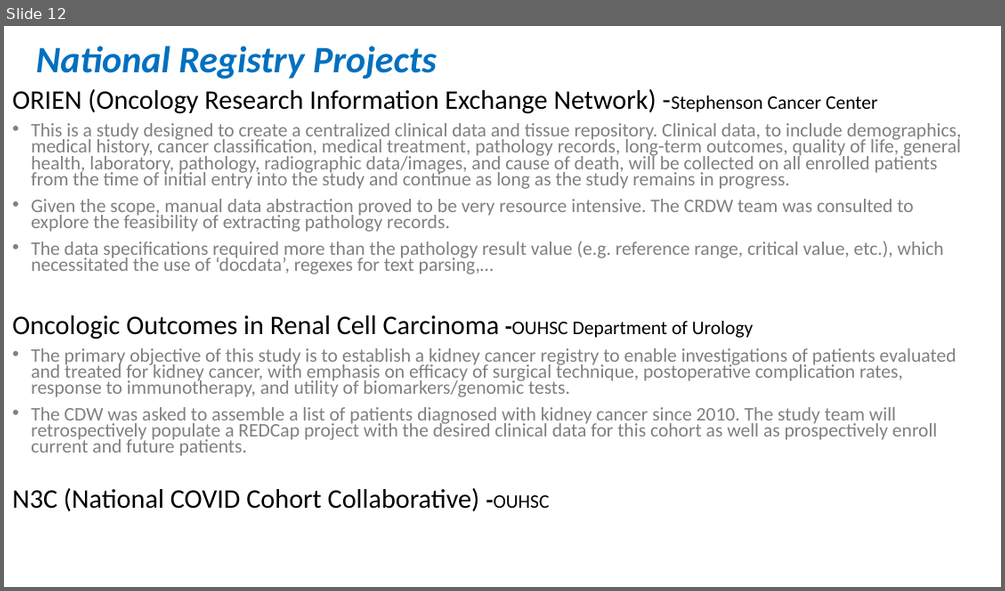
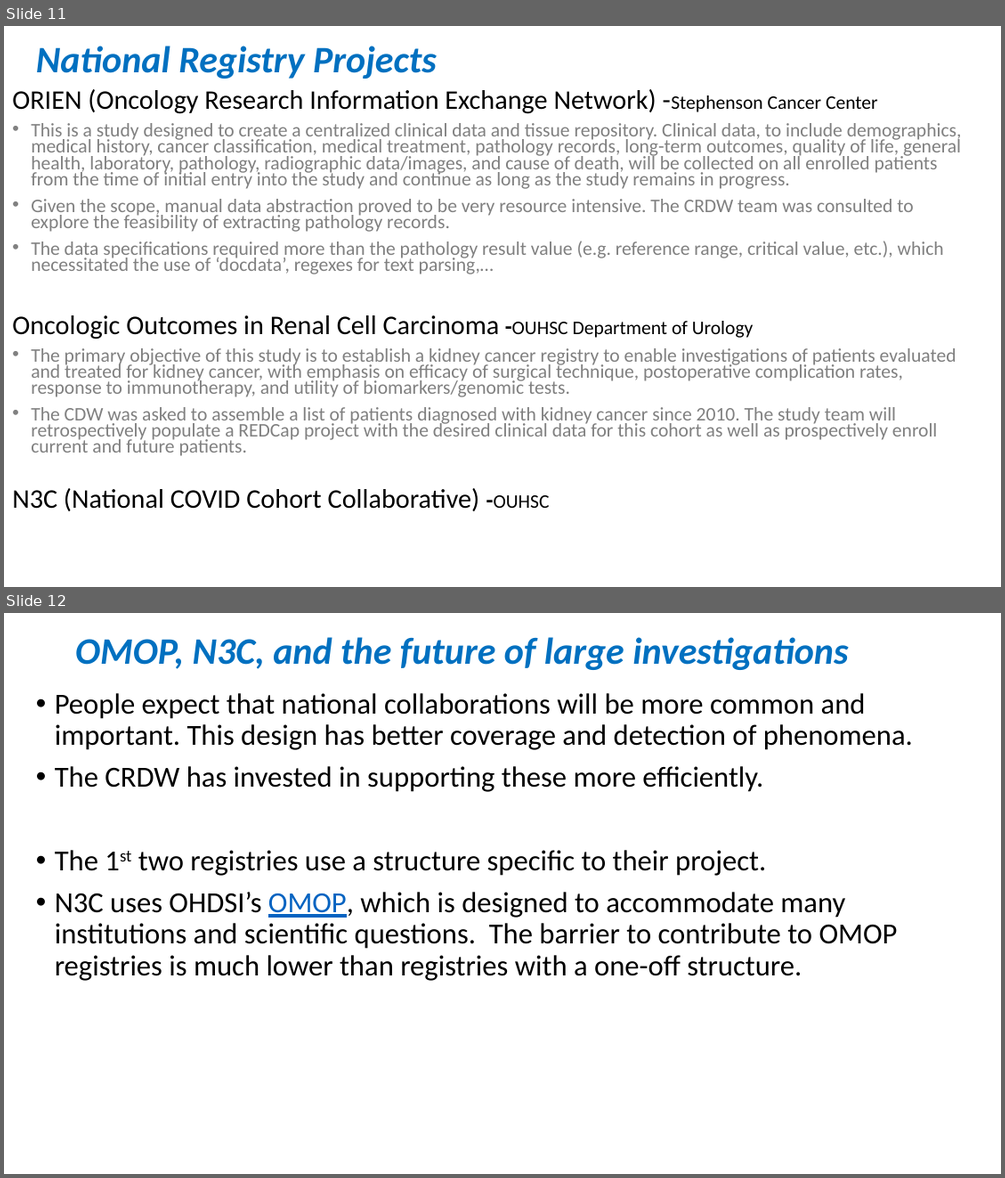
Before and after one commit to OuhscBbmc/prairie-outpost-public, a slide deck: publications/presentation-2020-12-ou-health/crdw-2020-12.pptx. Shown one above the other, each under a label of ours: slide 12 before the commit, slides 11 and 12 after it. The pictures are 1005x591 and 1005x1178 pixels, drawn with LibreOffice and Linux fonts; fonts in the diff are those of the drawing. Boxes give left, top, right and bottom in pixels: in the first picture for what was removed or moved away, otherwise in the second. Text is boxed around its words. In the diff, an @@ line names an element or a change of style, - is before the commit and + after.

Commit message:
omop & meditech slides
https://github.com/OuhscBbmc/prairie-outpost/issues/488

```diff
--- a/publications/presentation-2020-12-ou-health/crdw-2020-12.pptx
+++ b/publications/presentation-2020-12-ou-health/crdw-2020-12.pptx
@@ slide 12 added at <box>4,613,1001,1174</box>, background #FFFFFF @@
@@ text added at <box>75,637,848,670</box>, 36 pt, text #0070C0, bold, italic @@
+OMOP, N3C, and the future of large investigations
@@ text added at <box>55,693,913,981</box>, 28 pt, text #000000 @@
+• People expect that national collaborations will be more common and important. This design has better coverage and detection of phenomena.
+• The CRDW has invested in supporting these more efficiently.
+• The 1st two registries use a structure specific to their project.
+• N3C uses OHDSI’s OMOP, which is designed to accommodate many institutions and scientific questions. The barrier to contribute to OMOP registries is much lower than registries with a one-off structure.
@@ what was slide 12 is now slide 11 @@
```
Also in this commit, not shown: 1 slide changed.
